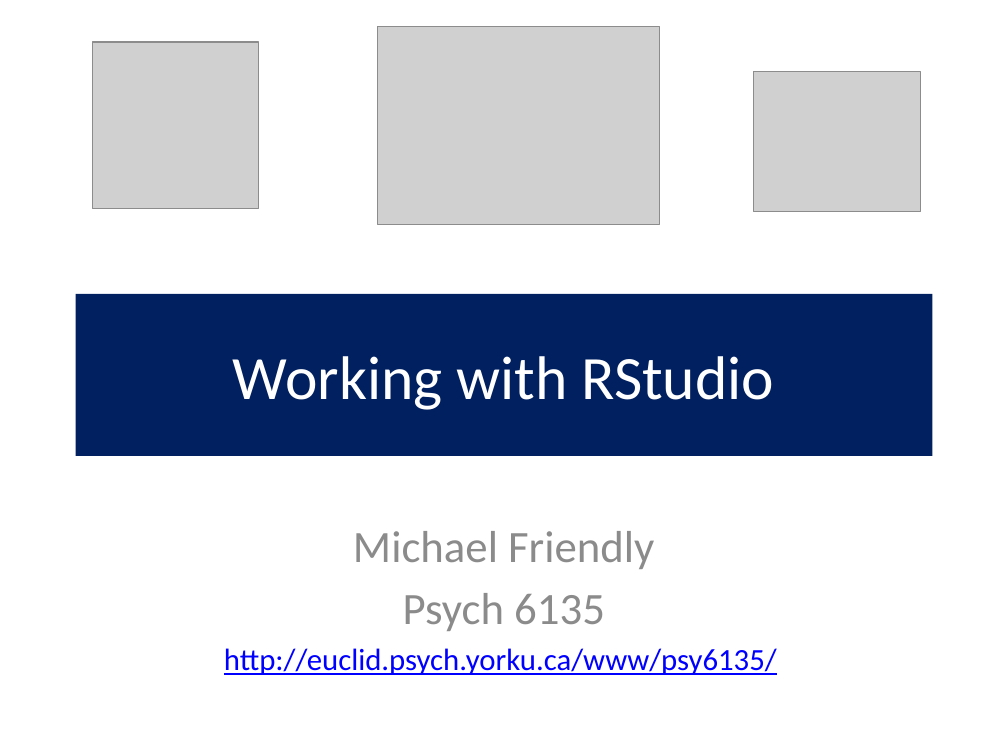
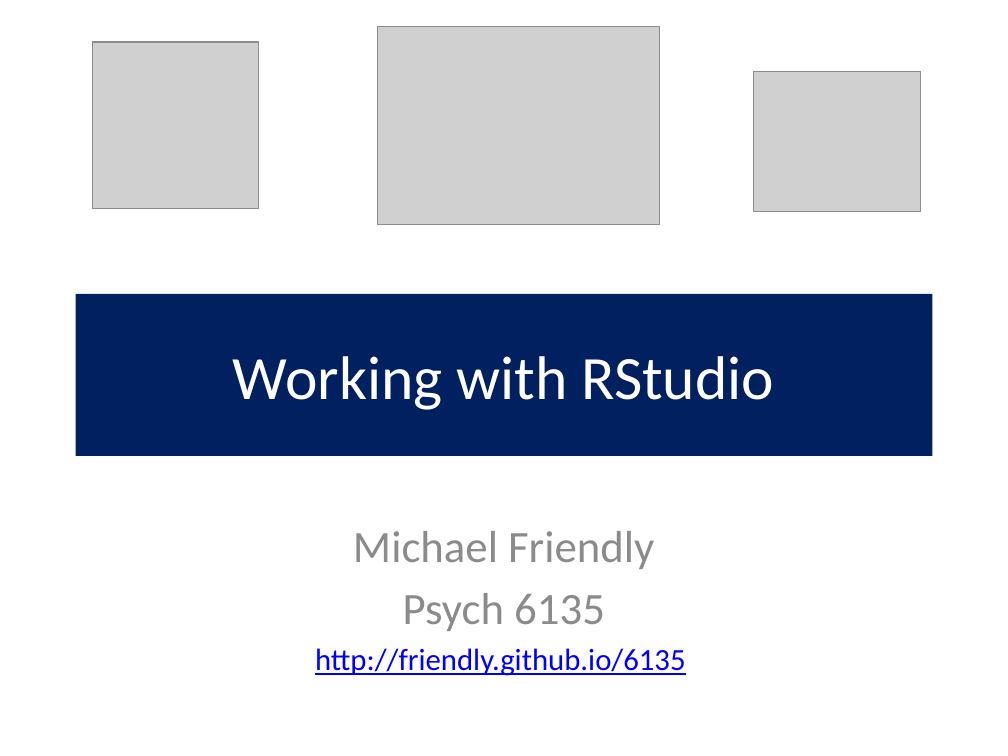
Before and after one commit to friendly/6135, a slide deck: slide 1 of lectures/RStudio.pptx. Drawn at 1008x756 pixels with LibreOffice and Linux fonts; fonts in the diff are those of the drawing; grey boxes stand for pictures. Boxes give left, top, right and bottom in pixels: in the first picture for what was removed or moved away, otherwise in the second. Text is boxed around its words. In the diff, an @@ line names an element or a change of style, - is before the commit and + after.

Commit message:
update lectures

```diff
--- a/lectures/RStudio.pptx
+++ b/lectures/RStudio.pptx
@@ subtitle at <box>315,648,686,676</box>: text changed @@
-http://euclid.psych.yorku.ca/www/psy6135/
+http://friendly.github.io/6135
```
Also in this commit, not shown: 20 other files.
